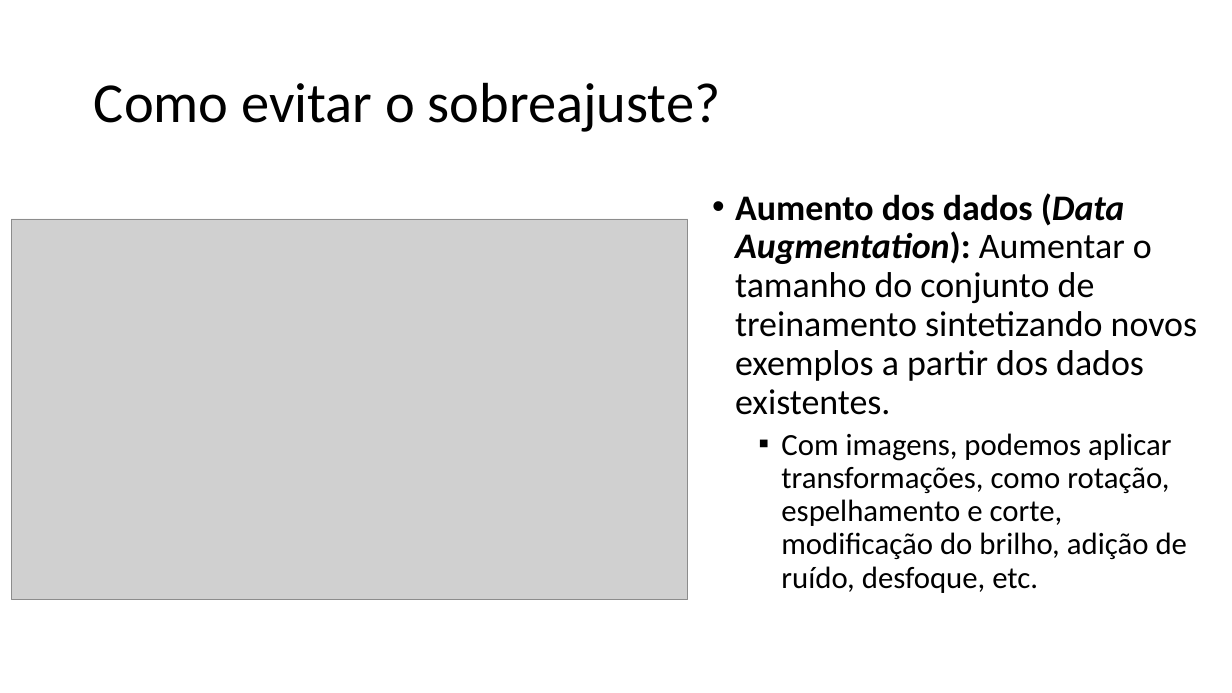
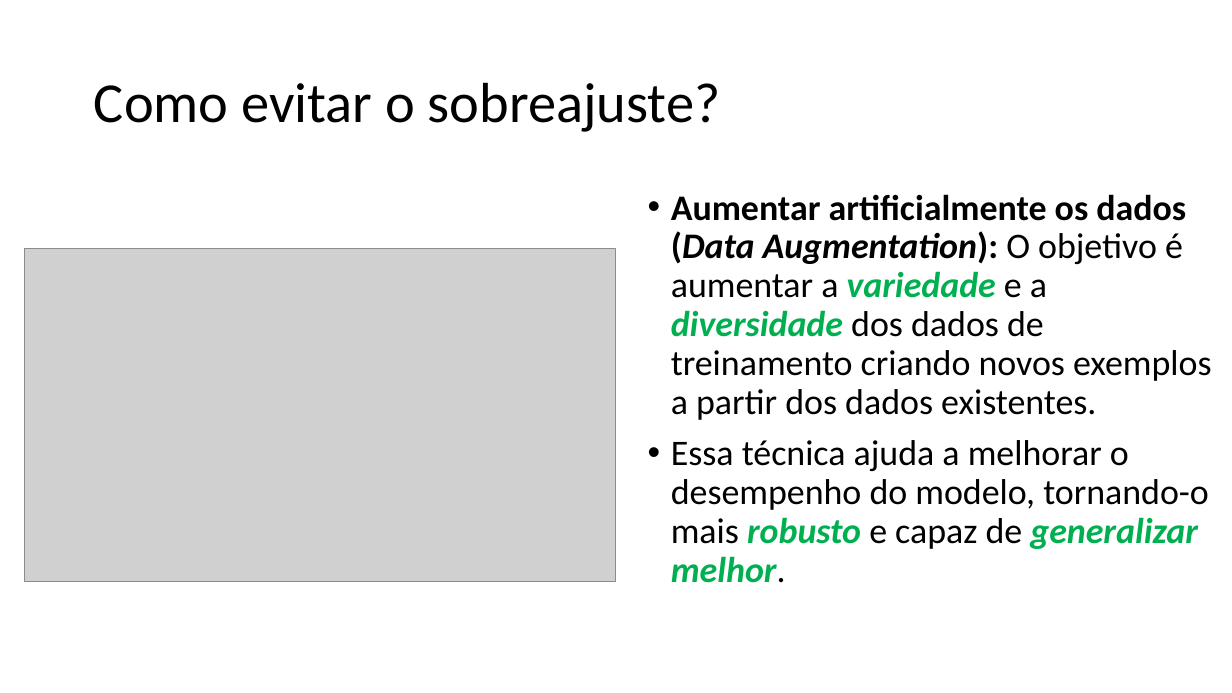
Before and after one commit to zz4fap/tp557-iot-ml, a slide deck: slide 14 of slides/TP557_13_Prevenindo_o_sobreajuste.pptx (slide 11 before the commit). Drawn at 1232x693 pixels with LibreOffice and Linux fonts; fonts in the diff are those of the drawing; grey boxes stand for pictures. Boxes give left, top, right and bottom in pixels: in the first picture for what was removed or moved away, otherwise in the second. Text is boxed around its words. In the diff, an @@ line names an element or a change of style, - is before the commit and + after.

```diff
--- a/slides/TP557_13_Prevenindo_o_sobreajuste.pptx
+++ b/slides/TP557_13_Prevenindo_o_sobreajuste.pptx
@@ text at box(671, 194, 1212, 583): text changed @@
-• Aumento dos dados (Data Augmentation): Aumentar o tamanho do conjunto de treinamento sintetizando novos exemplos a partir dos dados existentes.
-  ▪ Com imagens, podemos aplicar transformações, como rotação, espelhamento e corte, modificação do brilho, adição de ruído, desfoque, etc.
+• Aumentar artificialmente os dados (Data Augmentation): O objetivo é aumentar a variedade e a diversidade dos dados de treinamento criando novos exemplos a partir dos dados existentes.
+• Essa técnica ajuda a melhorar o desempenho do modelo, tornando-o mais robusto e capaz de generalizar melhor.
@@ picture: place and size @@
-picture at box(11, 219, 688, 600)
+picture at box(24, 249, 616, 581)
```
Also in this commit, not shown: 4 other slides changed, 9 slides added, 6 other files.
